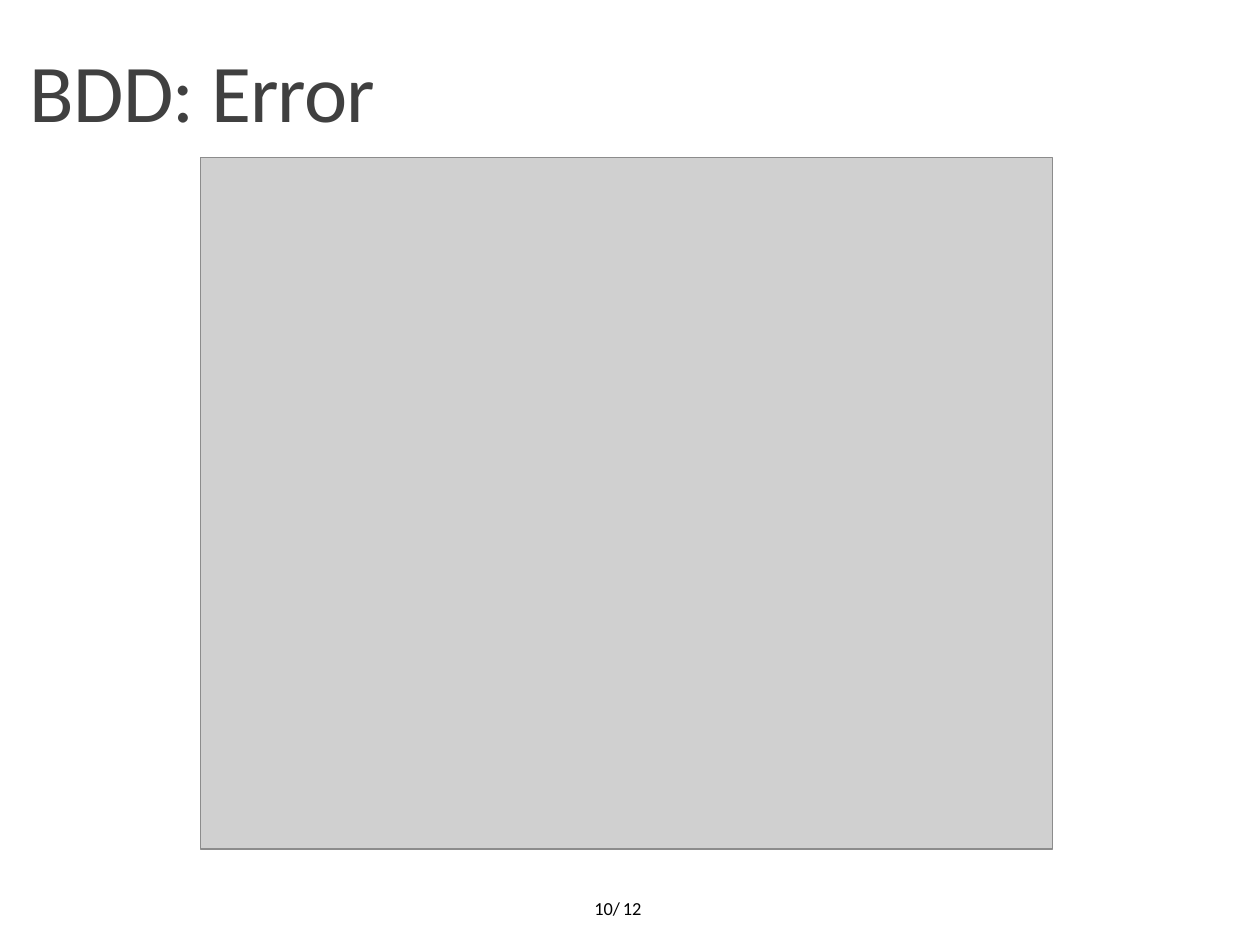
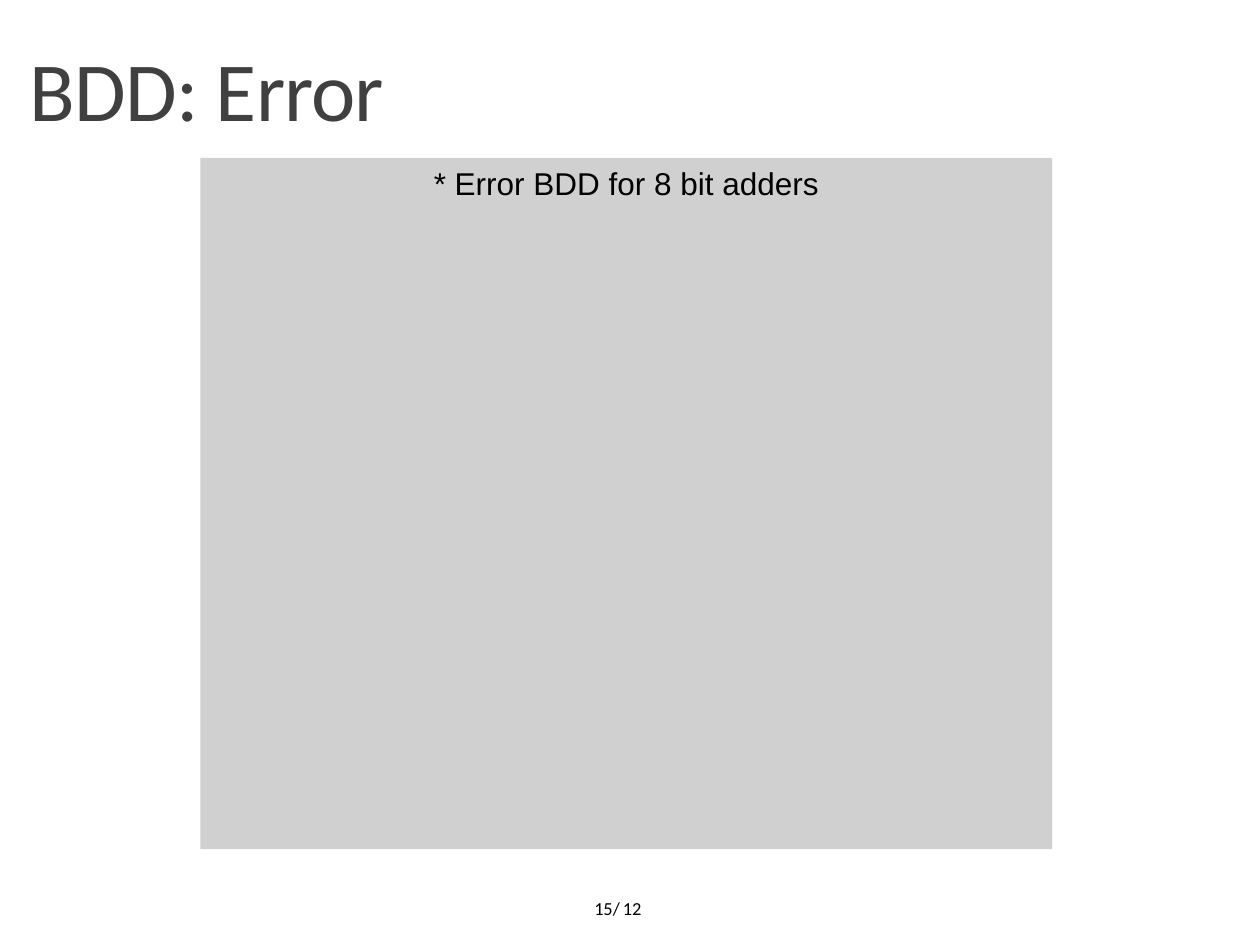
Before and after one commit to OrionLightning/Approximate-Circuit, a slide deck: slide 15 of Presentation Slides/Second Midterm (11-01-2022)/Midterm 11-01-2022.pptx (slide 10 before the commit). Drawn at 1260x945 pixels with LibreOffice and Linux fonts; fonts in the diff are those of the drawing; grey boxes stand for pictures; background and template pictures are left out. Boxes give left, top, right and bottom in pixels: in the first picture for what was removed or moved away, otherwise in the second. Text is boxed around its words. In the diff, an @@ line names an element or a change of style, - is before the commit and + after.

```diff
--- a/Presentation Slides/Second Midterm (11-01-2022)/Midterm 11-01-2022.pptx
+++ b/Presentation Slides/Second Midterm (11-01-2022)/Midterm 11-01-2022.pptx
@@ text "BDD: Error" at (30, 67, 384, 122): size 46.8 to 48 pt @@
@@ text in picture at (455, 172, 818, 196): text added @@
+* Error BDD for 8 bit adders
@@ page number at (594, 902, 620, 916): text changed @@
-10/
+15/
```
Also in this commit, not shown: 11 other slides changed, 8 slides added, 1 slide removed, 2 other files.
